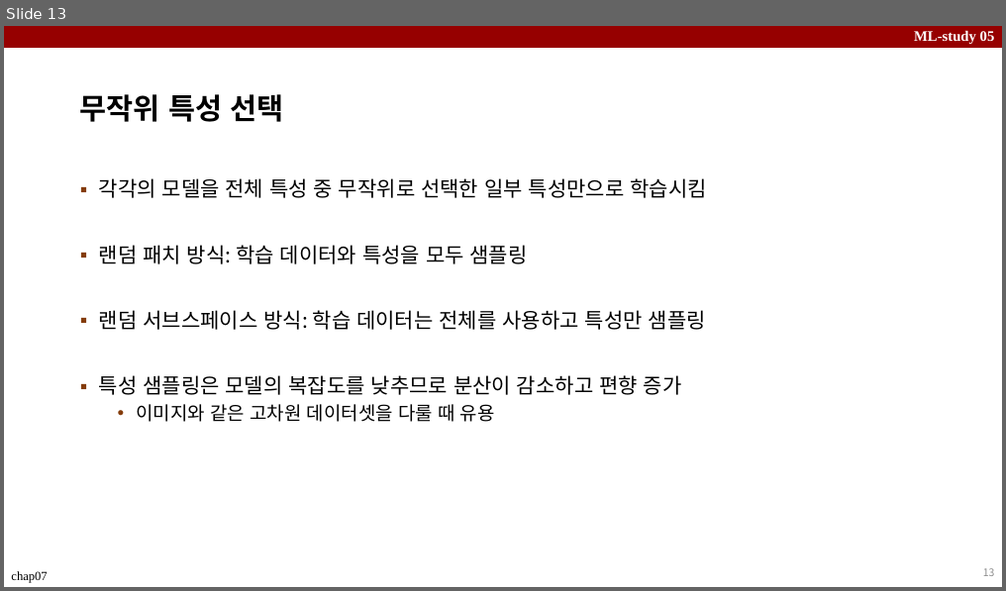
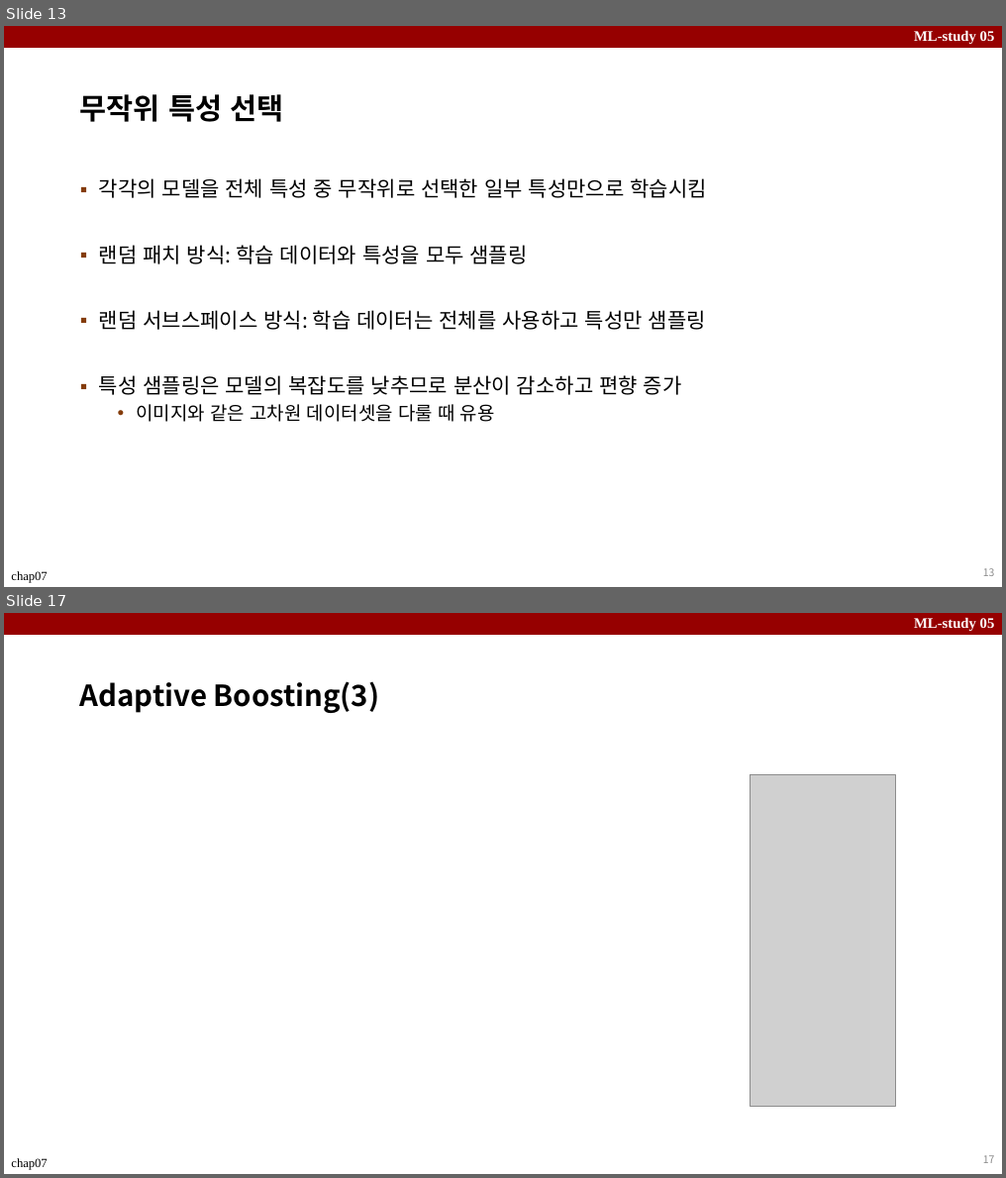
Before and after one commit to micmic123/ML-Study, a slide deck: ppt/ML_Study_Ch7.pptx. Shown one above the other, each under a label of ours: slide 13 before the commit, slides 13 and 17 after it; the slides between them are not shown. The pictures are 1006x591 and 1006x1178 pixels, drawn with LibreOffice and Linux fonts; fonts in the diff are those of the drawing; grey boxes stand for pictures. Boxes give left, top, right and bottom in pixels: in the first picture for what was removed or moved away, otherwise in the second. Text is boxed around its words. In the diff, an @@ line names an element or a change of style, - is before the commit and + after.

```diff
--- a/ppt/ML_Study_Ch7.pptx
+++ b/ppt/ML_Study_Ch7.pptx
@@ slide 17 added at [4,613,1002,1174], background #FFFFFF; not listed: 3 template elements that a slide beside it also shows @@
@@ title added at [80,681,380,713], 28 pt, text #000000, bold @@
+Adaptive Boosting(3)
@@ picture added at [750,775,896,1107] @@
@@ page number added at [983,1156,995,1163], 10 pt, text #8C8C8C @@
+17
```
Also in this commit, not shown: 2 slides changed, 5 other slides added, 1 slide removed.
